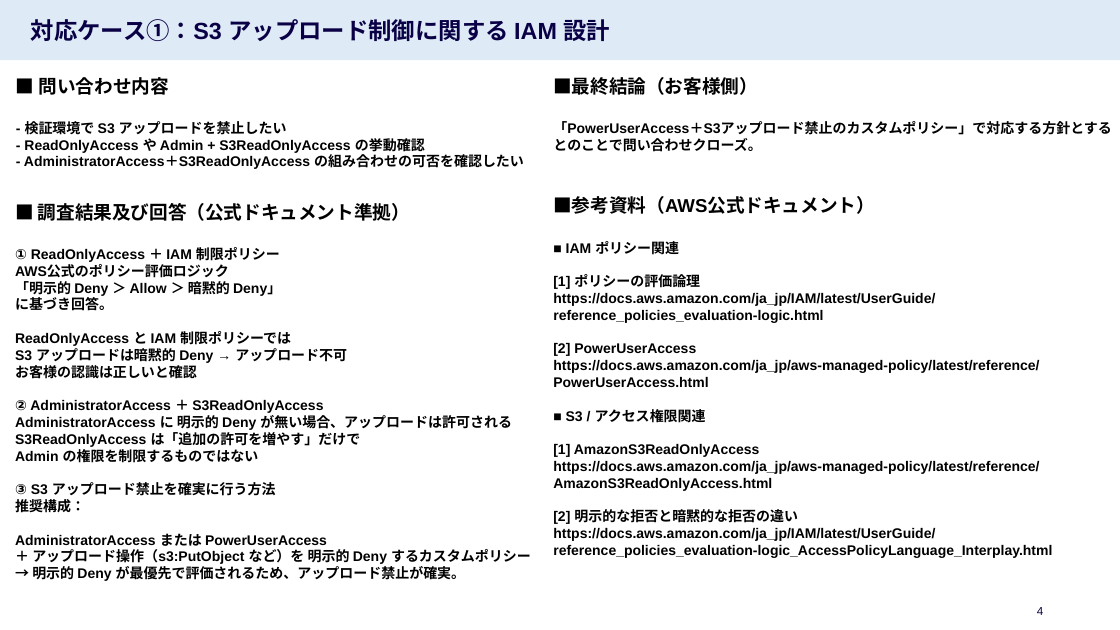
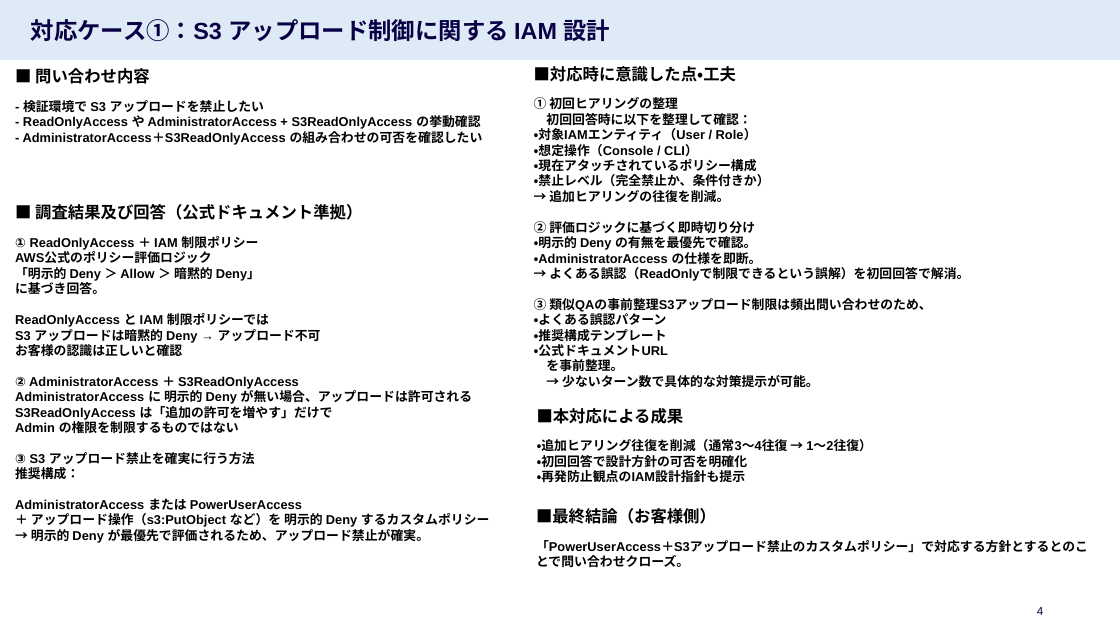
Before and after one commit to ShohgoAkiike/aws-support-portfolio, a slide deck: slide 4 of ポートフォリオ_秋池.pptx. Drawn at 1120x630 pixels with LibreOffice and Linux fonts; fonts in the diff are those of the drawing. Boxes give left, top, right and bottom in pixels: in the first picture for what was removed or moved away, otherwise in the second. Text is boxed around its words. In the diff, an @@ line names an element or a change of style, - is before the commit and + after.

```diff
--- a/ポートフォリオ_秋池.pptx
+++ b/ポートフォリオ_秋池.pptx
@@ text "■ 問い合わせ内容": place and size @@
-text "■ 問い合わせ内容" at (24, 77, 524, 169)
+text "■ 問い合わせ内容" at (23, 68, 483, 144)
@@ text at (23, 68, 483, 144): size 16 to 14 pt in "■ 問い合わせ内容"; size 12 to 11 pt in "- 検証環境で S3 アップロードを禁止したい", "- AdministratorAccess＋S3ReadOnlyAccess の組み合わせの可否を確認したい" @@
@@ text added at (534, 66, 969, 387), 11 pt, text #000000, bold @@
+■対応時に意識した点・工夫
+① 初回ヒアリングの整理
+初回回答時に以下を整理して確認：
+・対象IAMエンティティ（User / Role）
+・想定操作（Console / CLI）
+・現在アタッチされているポリシー構成
+・禁止レベル（完全禁止か、条件付きか）
+→ 追加ヒアリングの往復を削減。
+② 評価ロジックに基づく即時切り分け
+・明示的 Deny の有無を最優先で確認。
+・AdministratorAccess の仕様を即断。
+→ よくある誤認（ReadOnlyで制限できるという誤解）を初回回答で解消。
+③ 類似QAの事前整理S3アップロード制限は頻出問い合わせのため、
+・よくある誤認パターン
+・推奨構成テンプレート
+・公式ドキュメントURL
+を事前整理。
+→ 少ないターン数で具体的な対策提示が可能。
@@ text at (23, 115, 480, 129): text changed; size 12 to 11 pt @@
-- ReadOnlyAccess や Admin + S3ReadOnlyAccess の挙動確認
+- ReadOnlyAccess や AdministratorAccess + S3ReadOnlyAccess の挙動確認
@@ text "■ 調査結果及び回答（公式ドキュメント準拠）" at (15, 204, 490, 543): size 16 to 14 pt in "■ 調査結果及び回答（公式ドキュメント準拠）"; size 12 to 11 pt @@
@@ text removed at (553, 196, 1052, 558) @@
-■参考資料（AWS公式ドキュメント）
-■ IAM ポリシー関連
-[1] ポリシーの評価論理
-https://docs.aws.amazon.com/ja_jp/IAM/latest/UserGuide/reference_policies_evaluation-logic.html
-[2] PowerUserAccess
-https://docs.aws.amazon.com/ja_jp/aws-managed-policy/latest/reference/PowerUserAccess.html
-■ S3 / アクセス権限関連
-[1] AmazonS3ReadOnlyAccess
-https://docs.aws.amazon.com/ja_jp/aws-managed-policy/latest/reference/AmazonS3ReadOnlyAccess.html
-[2] 明示的な拒否と暗黙的な拒否の違い
-https://docs.aws.amazon.com/ja_jp/IAM/latest/UserGuide/reference_policies_evaluation-logic_AccessPolicyLanguage_Interplay.html
@@ text added at (537, 408, 872, 482), 11 pt, text #000000, bold @@
+■本対応による成果
+・追加ヒアリング往復を削減（通常3〜4往復 → 1〜2往復）
+・初回回答で設計方針の可否を明確化
+・再発防止観点のIAM設計指針も提示
@@ text "■最終結論（お客様側）": place and size @@
-text "■最終結論（お客様側）" at (553, 77, 1111, 152)
+text "■最終結論（お客様側）" at (536, 508, 1088, 568)
@@ text "■最終結論（お客様側）" at (536, 508, 1088, 568): size 16 to 14 pt in "■最終結論（お客様側）"; size 12 to 11 pt in "「PowerUserAccess＋S3アップロード禁止のカスタムポリシー」で対応する方針とするとのことで問い合わせクロー ..." @@
```
Also in this commit, not shown: 4 other slides changed.
